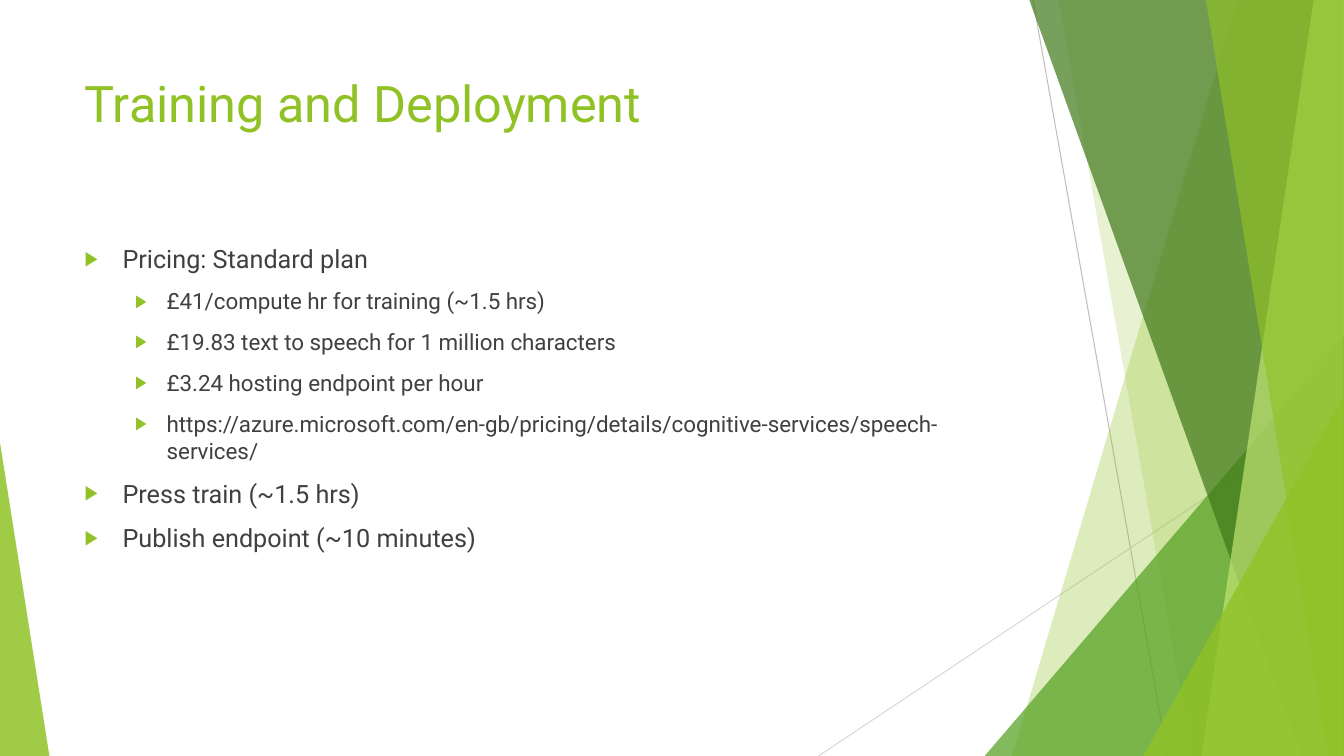
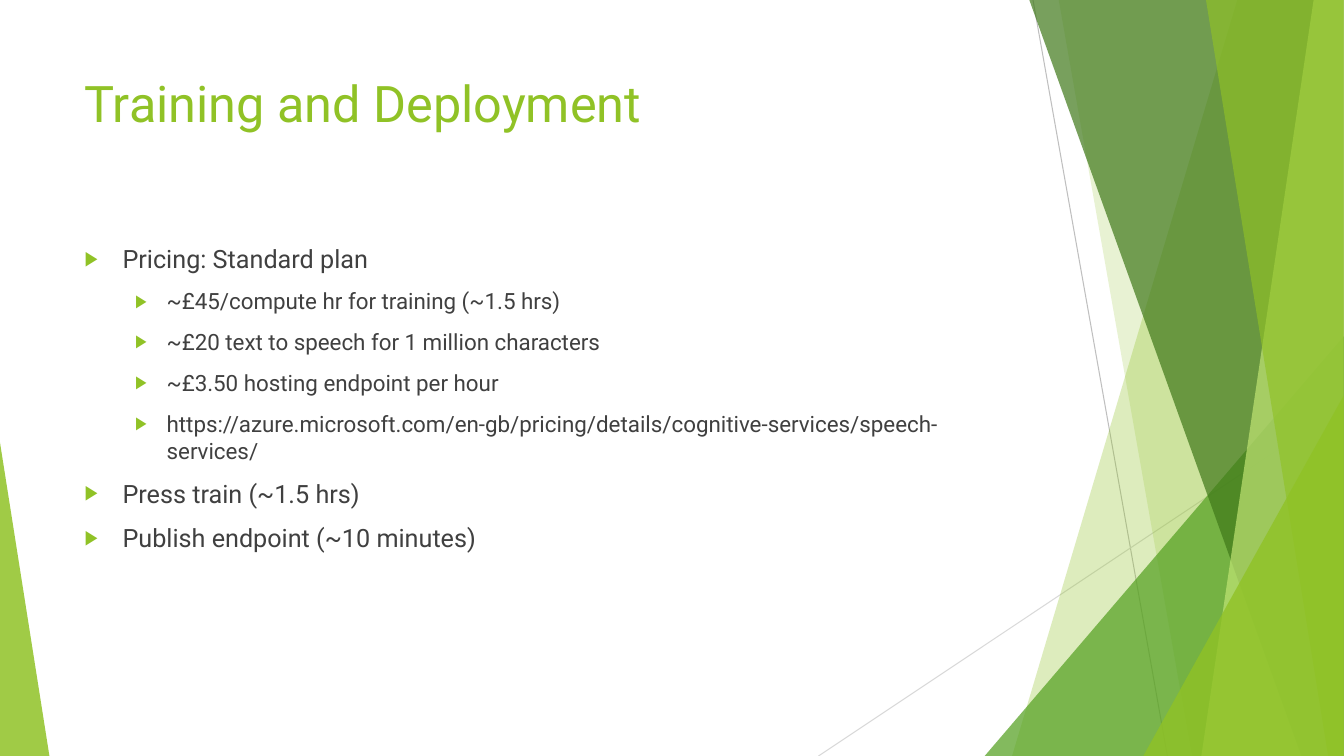
Before and after one commit to johnstaveley/JaaS, a slide deck: slide 7 of JaaS.pptx. Drawn at 1344x756 pixels with LibreOffice and Linux fonts; fonts in the diff are those of the drawing. Boxes give left, top, right and bottom in pixels: in the first picture for what was removed or moved away, otherwise in the second. Text is boxed around its words. In the diff, an @@ line names an element or a change of style, - is before the commit and + after.

Commit message:
update ppt

```diff
--- a/JaaS.pptx
+++ b/JaaS.pptx
@@ text at [167, 291, 600, 396]: text changed @@
-  ▶ £41/compute hr for training (~1.5 hrs)
-  ▶ £19.83 text to speech for 1 million characters
-  ▶ £3.24 hosting endpoint per hour
+  ▶ ~£45/compute hr for training (~1.5 hrs)
+  ▶ ~£20 text to speech for 1 million characters
+  ▶ ~£3.50 hosting endpoint per hour
```
Also in this commit, not shown: 5 other slides changed.
